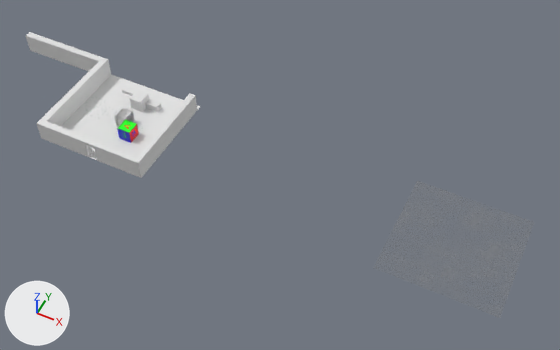
Two versions of the Blender file Blender files/draft level.blend, one commit apart.
Both versions are drawn from a 50 mm lens placed at (56.5, -62.6, 79.5), pointed at (24.6, 1.2, -0.3). The lights are fixed; the arrows at lower left show +X, +Y and +Z.

Names of what the first picture shows: 'Cube', 'Cube.001', 'abc_block', 'ground', 'wall', 'wall_doorway'.
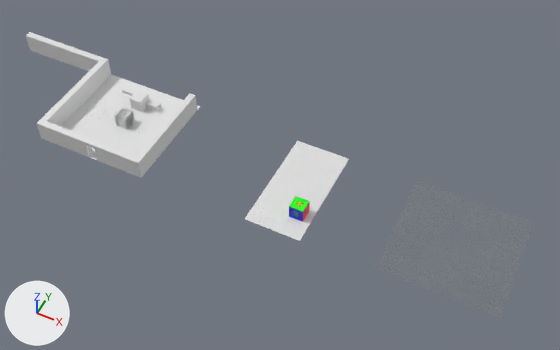
What differs and where, as boxes [x1, y1, x2, y2] in the pictures (560 x 350 px):
'ground.001', added: after [245, 141, 349, 241]
'abc_block', moved: before [117, 120, 139, 143]; after [289, 196, 310, 222]

Edits to the bpy script that builds the scene:
```text
Add img_carpet_normal_png:
    img_carpet_normal_png = load_image('Carpet_normal.png', '../GGJ21/Assets/Blender export/carpet/Carpet_normal.png', 2048, 2048, 'Non-Color')
Add mat_carpet:
    mat_carpet = bpy.data.materials.new('carpet')
    # uses the picture img_carpet_normal_png
Add me_plane_003:
    me_plane_003.from_pydata(...)  # 4 vertices, 1 face; spans x -8.0..0.0, y 0.0..16.0, z 0.0
    me_plane_003.materials.append(mat_carpet)  # its picture is missing
Change ob_abc_block:
    ob_abc_block.location: (3.0, -3.0, 0.0) -> (31.0, -5.0, 0.0)
Add ob_ground_001:
    ob_ground_001 = bpy.data.objects.new('ground.001', me_plane_003)
    ob_ground_001.location = (32.0, -8.0, 0.0)
```
